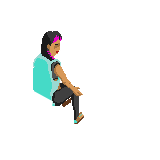
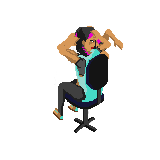
Two versions of the same layered image (160 × 160). Layer-by-layer changes:
added group "problem" with 24 layers above "workin" over [52, 25, 124, 133]
added group "Artist prob 4" with 5 layers in group "problem" over [52, 27, 111, 133]
added layer "Calque 3" (1st of 6, in "problem" › "Artist prob 4") in group "Artist prob 4" over [59, 36, 83, 68]
added layer "sit" (1st of 9, in "problem" › "Artist prob 4") in group "Artist prob 4" over [53, 53, 109, 133]
added layer "Calque 4" in group "Artist prob 4" over [52, 27, 103, 120]
added group "Artist prob 3" with 5 layers in group "problem" over [52, 27, 111, 133]
added layer "sit" (2nd of 9, in "problem" › "Artist prob 3") in group "Artist prob 3" over [53, 53, 109, 133]
moved "face" (1st of 8, in "problem" › "Artist prob 3") into group "Artist prob 3", painted on it over [33, 27, 103, 124]
added group "Artist prob 2" with 5 layers in group "problem" over [52, 25, 110, 133]
added layer "Calque 3" (3rd of 6, in "problem" › "Artist prob 2") in group "Artist prob 2" over [54, 40, 110, 86]
added layer "face" (2nd of 8, in "problem" › "Artist prob 2") in group "Artist prob 2" over [52, 36, 107, 120]
added layer "sit" (3rd of 9, in "problem" › "Artist prob 2") in group "Artist prob 2" over [53, 53, 109, 133]
added layer "Calque 3 copie 3" in group "Artist prob 2" over [73, 25, 106, 60]
added group "Artist prob 1" with 5 layers in group "problem" over [52, 29, 124, 133]
added layer "Calque 3" (4th of 6, in "problem" › "Artist prob 1") in group "Artist prob 1" over [57, 32, 103, 88]
added layer "face" (3rd of 8, in "problem" › "Artist prob 1") in group "Artist prob 1" over [52, 36, 107, 120]
added layer "sit" (4th of 9, in "problem" › "Artist prob 1") in group "Artist prob 1" over [53, 53, 109, 133]
added layer "Calque 3 copie 4" in group "Artist prob 1" over [89, 29, 124, 62]
removed group "Artist copie" (1 layers) over [33, 31, 85, 124]
…and 3 more changes (3 added)
